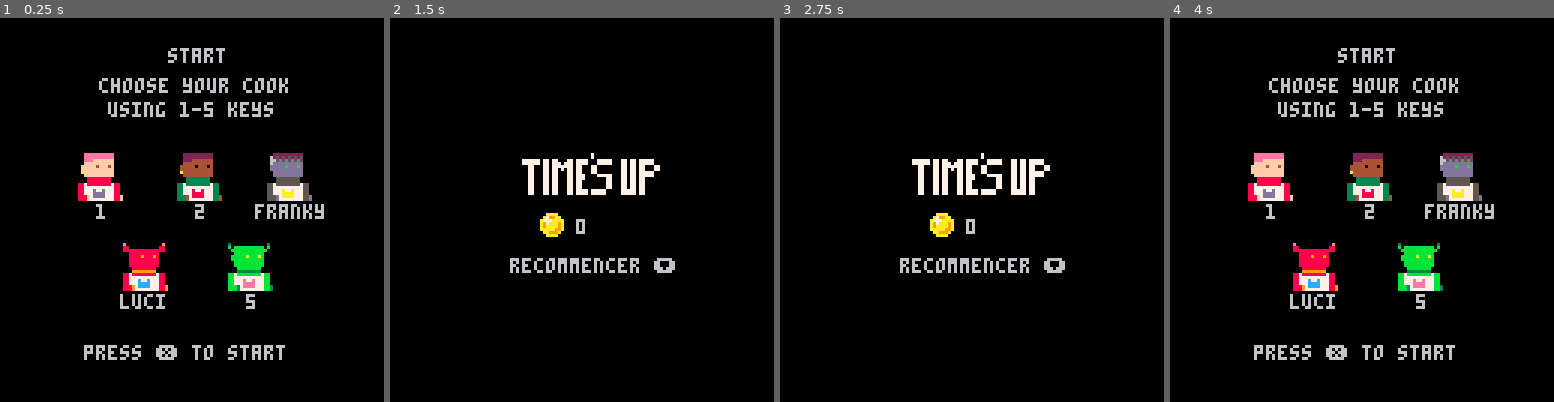
Above: before the commit, frames 1-4 (left to right).
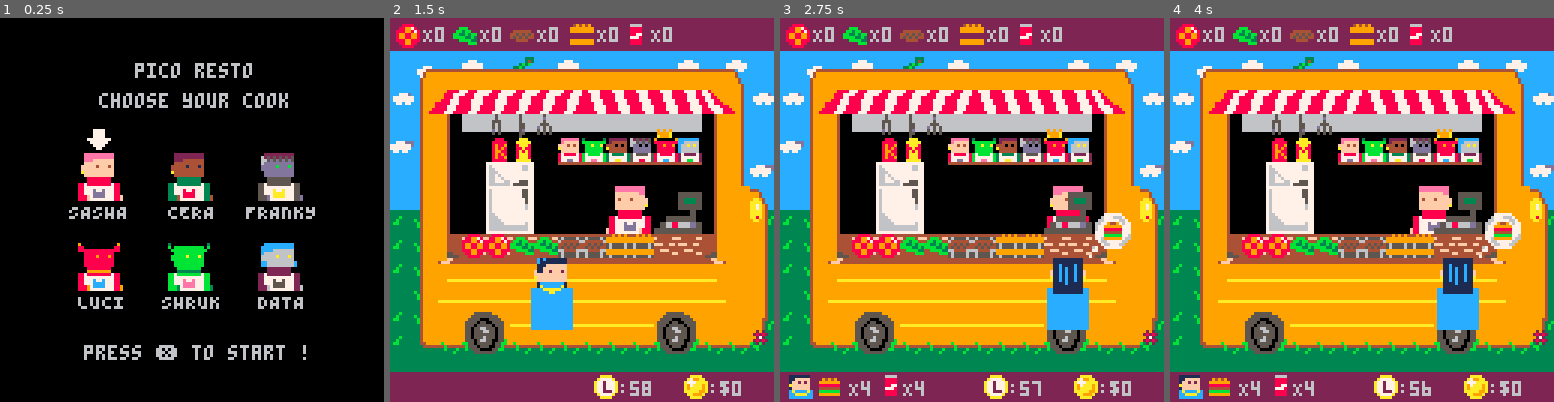
Above: after the commit, the same moments.

Repository: Agrumee/projet-collectif---pico-8-pico-resto
Game: PICO-8 cartridge PicoRestoV1.p8
The game is run twice, just before and just after one commit, with the same random seed, the same clock (stepped at 60 frames per second) and the same inputs.
Inputs:
- Up to frame 1 (0.25 s): no input
- Up to frame 2 (1.5 s): tap X (X key) at 0.33, 1.07 s
- Up to frame 3 (2.75 s): hold Right 1.6-2.1 s; tap X (X key) at 1.85 s; hold Up 2.15-2.42 s; hold Right from 2.47 s (still down)
- Up to frame 4 (4 s): tap X (X key) at 2.97 s; release Right at 3.03 s; hold Left 3.08-3.58 s; hold Down 3.63-3.97 s

The runs differ from the first frame. In frame 1, 12% of the frame differs, in the area x 17-85%, y 7-90%; in frame 2, 90%; in frame 3, 89%; in frame 4, 90%, in the area x 0-100%, y 0-100%.

Commit message:
version final : choix chef, score incrément

Diff:
--- a/PicoRestoV1.p8
+++ b/PicoRestoV1.p8
@@ -10,6 +10,7 @@
 y=0
 
 				music(1)
+				create_curseur()
     create_player()
     create_frigo()
     list_clients()
@@ -17,6 +18,7 @@
     create_burger()
     client_aleatoire()
     score=0
+    scorefinal=0
     burger_shiny()
     create_cuisson()
 end
@@ -25,10 +27,12 @@
 
    if scene == "start"
    then update_start()
+   move_curseur()
  	 elseif scene == "game"
    then update_game()
    elseif scene == "timesup"
    then update_timesup()
+   score_increment()
 
 
 end
@@ -52,6 +56,9 @@
     x = 9,
     y = 7,
     sprite = 128,
+    spriteg = 128,
+    sprited = 130,
+    spritedos = 132,
     tomate = 0,
     salade =0,
     steak = 0,
@@ -68,13 +75,13 @@
 
     if btnp(➡️) then
     newx+=1
-    chef.sprite=130
+    chef.sprite=chef.sprited
     frigo.sprite=16
 				end
 
 				if btnp(⬅️) then
     newx-=1
-    chef.sprite=128
+    chef.sprite=chef.spriteg
     frigo.sprite=16
 				end
 
@@ -85,7 +92,7 @@
 				and chef.boisson < 9
 				then
 				frigo.sprite = 18
-				chef.sprite = 132
+				chef.sprite = chef.spritedos
 				chef.boisson += 1
 				sfx(1)
 				end
@@ -278,7 +285,7 @@
 -->8
 --timer et argent et timesup
 
-timer = 2
+timer = 60
 counter = 0
 
 
@@ -311,8 +318,8 @@
 	cls()
 	spr(6,42,45,6,2)
 	spr(48,50,65)
- print(score,62,67)
- print("recommencer ⬇️",40,80)
+ print(scorefinal,62,67)
+ print("press ❎ to retry",33,80)
 end
 
 
@@ -466,27 +473,29 @@
 function draw_start()
 	cls()
 	map(17,0,0,0)
-	print("start",56,10)
-	print("choose your cook",33,20)
-	print("using 1-5 keys",36,28)
+	draw_curseur()
+	print("pico resto",45,15)
+	print("choose your cook",33,25)
 
 	spr(130,25,45,2,2)
-	print("1",32,62)
-
-	spr(136,58,45,2,2)
-	print("2",65,62)
-
-	spr(142,88,45,2,2)
-	print("franky",85,62)
-
-	spr(164,40,75,2,2)
-	print("luci",40,92)
-
-	spr(170,75,75,2,2)
-	print("5",82,92)
-
-	print("press ❎ to start",28,109)
-
+	print("SASHA",23,62)
+
+	spr(136,55,45,2,2)
+	print("CERA",56,62)
+
+	spr(142,85,45,2,2)
+	print("FRANKY",82,62)
+
+	spr(164,25,75,2,2)
+	print("LUCI",26,92)
+
+	spr(170,55,75,2,2)
+	print("SHRUK",54,92)
+
+	spr(194,85,75,2,2)
+	print("DATA",86,92)
+
+	print("press ❎ to start !",28,109)
 end
 
 
@@ -515,10 +524,77 @@
 
 --pour passer du start au game
 function update_start()
- if btn(❎) then scene = "game"
+
+--curseur.x=28
+--curseur.y=36
+
+	if curseur.x == 29
+	and btnp(❎)
+	and curseur.y == 36
+	then
+	chef.sprite=128
+	chef.spriteg=128
+	chef.sprited=130
+	chef.spritedos=132
+ scene = "game"
  end
-end
-
+
+	if curseur.x == 59
+	and btnp(❎)
+	and curseur.y == 36
+	then
+	chef.sprite=134
+	chef.spriteg=134
+	chef.sprited=136
+	chef.spritedos=138
+ scene = "game"
+ end
+
+ if btnp(❎)
+ and curseur.x == 89
+ and curseur.y == 36
+ then
+	chef.sprite=140
+	chef.spriteg=140
+	chef.sprited=142
+	chef.spritedos=160
+ scene = "game"
+ end
+
+ if btnp(❎)
+ and curseur.x == 29
+ and curseur.y == 66
+ then
+ chef.sprite=162
+	chef.spriteg=162
+	chef.sprited=164
+	chef.spritedos=166
+ scene = "game"
+	end
+
+ if btnp(❎)
+ and curseur.x == 59
+ and curseur.y == 66
+ then
+ chef.sprite=168
+	chef.spriteg=168
+	chef.sprited=170
+	chef.spritedos=172
+ scene = "game"
+ end
+
+  if btnp(❎)
+ and curseur.x == 89
+ and curseur.y == 66
+ then
+ chef.sprite=192
+	chef.spriteg=192
+	chef.sprited=194
+	chef.spritedos=224
+ scene = "game"
+ end
+
+end
 --sert a lancer le jeu
 function update_game()
 			 chef_movement()
@@ -535,21 +611,60 @@
 
 -- pour recommencer le jeu
 function update_timesup()
-	if btn(⬇️) then
+	if btn(❎) then
 	_init()
 	scene = "start"
 	timer = 60
 	end
 end
 
---sert a mettre a jour l'ecran
--- pour passer du start au game
-
-
-
---sert a passer du game au
---gameover quand le timer
---arrive a 0
+function score_increment()
+if scorefinal < score
+then scorefinal +=5
+end
+end
+
+
+-->8
+-- choose your player
+function create_curseur()
+curseur={
+x=29,
+y=36,
+sprite=12}
+end
+
+
+function draw_curseur()
+spr(curseur.sprite,curseur.x,curseur.y)
+end
+
+function move_curseur()
+ if btnp(➡️)
+ and curseur.x <=85
+	then curseur.x +=30
+	end
+
+	if btnp(⬅️)
+	and curseur.x >=58
+	then curseur.x -=30
+	end
+
+	if btnp(⬇️)
+	and curseur.y <=	45
+	then curseur.y +=30
+	end
+
+	if btnp(⬆️)
+	and curseur.y >=66
+	then curseur.y -=30
+	end
+end
+…(5 lines of a section not shown)…
 
 
 
@@ -679,12 +794,12 @@
 0000000000000000000000000000000000000000000000000000000000000000000000000000000000000000000000000000000000000000000000000000000000000000000000000000000000000000000000000000000000000000000000000000000000000000000000000000000000000000000000000000000000000000
 __map__
 5f5f5f5f5f5f5f5f5f5f5f5f5f5f5f5f5f0e0e0e0e0e0e0e0e0e0e0e0e0e0e0e0e0e0e5f5f5f5f5f5f5f5f5f5f5f5f5f5f5f5f5f5f5f0000000000000000000000000000000000000000000000000000000000000000000000000000000000000000000000000000000000000000000000000000000000000000000000000000
-7f7f7f617f7f7f617f7f7f7f617f7f7f7f0e0e0e0e0e0e0e0e0e0e0e0e0e0e0e0e0e0e5f5f5f5f5f5f5f5f5f5f5f5f5f5f5f5f5f5f5f0000000000000000000000000000000000000000000000000000000000000000000000000000000000000000000000000000000000000000000000000000000000000000000000000000
-60414545454545454545454545456e60600e0e0e0e0e0e0e0e0e0e0e0e0e0e0e0e0e0e5f5f5f5f5f5f5f5f5f5f5f5f5f5f5f5f5f5f5f0000000000000000000000000000000000000000000000000000000000000000000000000000000000000000000000000000000000000000000000000000000000000000000000000000
+7f7f7f617fe27f617f7f7f7f617f617f7f0e0e0e0e0e0e0e0e0e0e0e0e0e0e0e0e0e0e5f5f5f5f5f5f5f5f5f5f5f5f5f5f5f5f5f5f5f0000000000000000000000000000000000000000000000000000000000000000000000000000000000000000000000000000000000000000000000000000000000000000000000000000
+6041456245f245624545454562456e60600e0e0e0e0e0e0e0e0e0e0e0e0e0e0e0e0e0e5f5f5f5f5f5f5f5f5f5f5f5f5f5f5f5f5f5f5f0000000000000000000000000000000000000000000000000000000000000000000000000000000000000000000000000000000000000000000000000000000000000000000000000000
 70524c4d4d4d4d4d4e4e4e4e4e505170600e0e0e0e0e0e0e0e0e0e0e0e0e0e0e0e0e0e5f5f5f5f5f5f5f5f5f5f5f5f5f5f5f5f5f5f5f0000000000000000000000000000000000000000000000000000000000000000000000000000000000000000000000000000000000000000000000000000000000000000000000000000
-60685763737574632863636363587160600e0e0e0e0e0e0e0e0e0e0e0e0e0e0e0e0e0e5f5f5f5f5f5f5f5f5f5f5f5f5f5f5f5f5f5f5f0000000000000000000000000000000000000000000000000000000000000000000000000000000000000000000000000000000000000000000000000000000000000000000000000000
-7868577c292a7c3637393a387c587160600e0e0e0e0e0e0e0e0e0e0e0e0e0e0e0e0e0e5f5f5f5f5f5f5f5f5f5f5f5f5f5f5f5f5f5f5f0000000000000000000000000000000000000000000000000000000000000000000000000000000000000000000000000000000000000000000000000000000000000000000000000000
-6068577c02013d3e3e3e3e3e3f587178600e0e0e0e0e0e0e0e0e0e0e0e0e0e0e0e0e0e5f5f5f5f5f5f5f5f5f5f5f5f5f5f5f5f5f5f5f0000000000000000000000000000000000000000000000000000000000000000000000000000000000000000000000000000000000000000000000000000000000000000000000000000
+60685763737574636363632863587160600e0e0e0e0e0e0e0e0e0e0e0e0e0e0e0e0e0e5f5f5f5f5f5f5f5f5f5f5f5f5f5f5f5f5f5f5f0000000000000000000000000000000000000000000000000000000000000000000000000000000000000000000000000000000000000000000000000000000000000000000000000000
+7868577c292a7c3638393a371d587160600e0e0e0e0e0e0e0e0e0e0e0e0e0e0e0e0e0e5f5f5f5f5f5f5f5f5f5f5f5f5f5f5f5f5f5f5f0000000000000000000000000000000000000000000000000000000000000000000000000000000000000000000000000000000000000000000000000000000000000000000000000000
+6068577c02016a3e3e3e3e3e3e587178600e0e0e0e0e0e0e0e0e0e0e0e0e0e0e0e0e0e5f5f5f5f5f5f5f5f5f5f5f5f5f5f5f5f5f5f5f0000000000000000000000000000000000000000000000000000000000000000000000000000000000000000000000000000000000000000000000000000000000000000000000000000
 6068577c7c7c7c7c7c7c7c7c67585446600e0e0e0e0e0e0e0e0e0e0e0e0e0e0e0e0e0e5f5f5f5f5f5f5f5f5f5f5f5f5f5f5f5f5f5f5f0000000000000000000000000000000000000000000000000000000000000000000000000000000000000000000000000000000000000000000000000000000000000000000000000000
 6f40577c7c7c7c7c7c7c7c767758545e590e0e0e0e0e0e0e0e0e0e0e0e0e0e0e0e0e0e5f5f5f5f5f5f5f5f5f5f5f5f5f5f5f5f5f5f5f0000000000000000000000000000000000000000000000000000000000000000000000000000000000000000000000000000000000000000000000000000000000000000000000000000
 6f405c696969697979797969695d54446f0e0e0e0e0e0e0e0e0e0e0e0e0e0e0e0e0e0e5f5f5f5f5f5f5f5f5f5f5f5f5f5f5f5f5f5f5f0000000000000000000000000000000000000000000000000000000000000000000000000000000000000000000000000000000000000000000000000000000000000000000000000000
Not shown, changed: 50 lines of the sprite sheet (__gfx__) section of PicoRestoV1.p8
